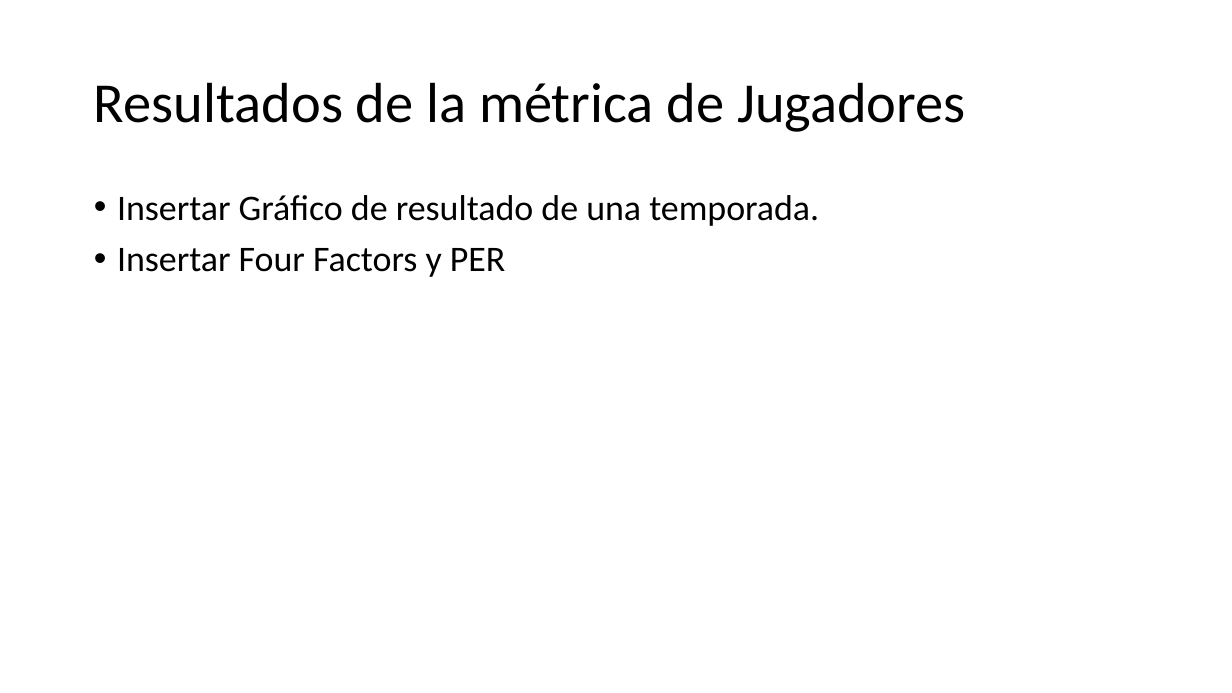
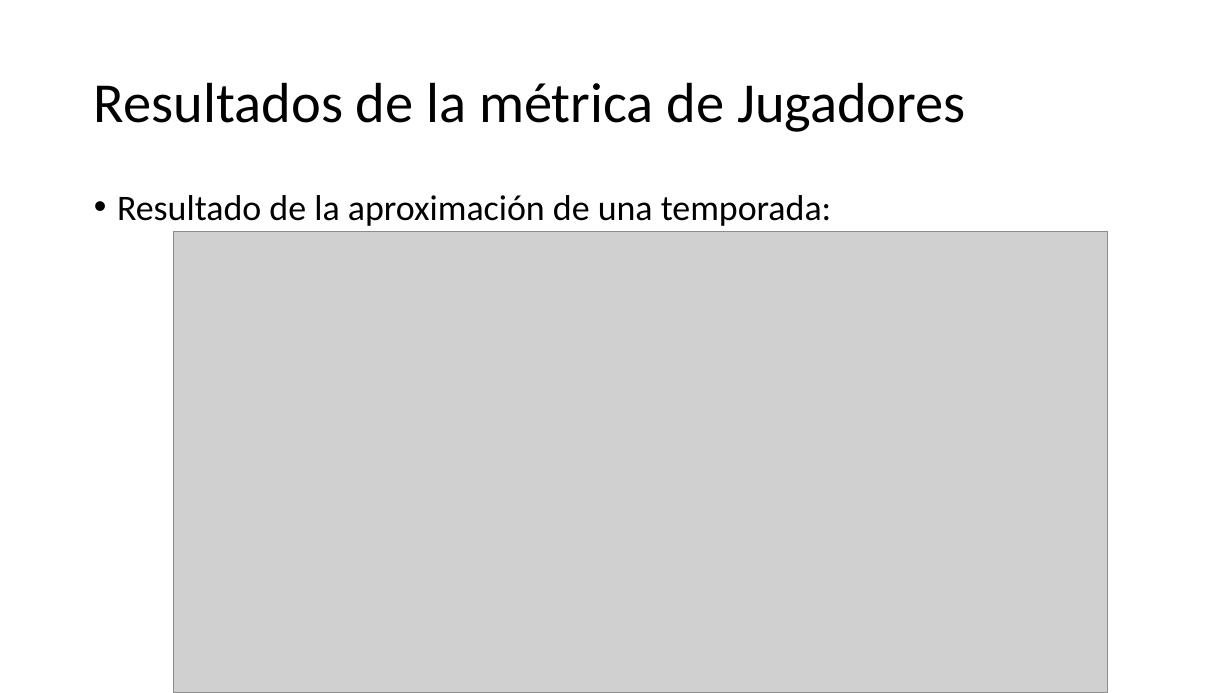
Before and after one commit to mnsantos/metnum-tp3, a slide deck: slide 10 of presentacion/MetnumBall.pptx. Drawn at 1232x693 pixels with LibreOffice and Linux fonts; fonts in the diff are those of the drawing; grey boxes stand for pictures. Boxes give left, top, right and bottom in pixels: in the first picture for what was removed or moved away, otherwise in the second. Text is boxed around its words. In the diff, an @@ line names an element or a change of style, - is before the commit and + after.

Commit message:
Insertados gráficos de equipos

```diff
--- a/presentacion/MetnumBall.pptx
+++ b/presentacion/MetnumBall.pptx
@@ text at bbox=[117, 195, 832, 226]: text changed @@
-• Insertar Gráfico de resultado de una temporada.
-• Insertar Four Factors y PER
+• Resultado de la aproximación de una temporada:
@@ picture added at bbox=[174, 231, 1108, 693] @@
```
Also in this commit, not shown: 1 slide added, 1 other file.
